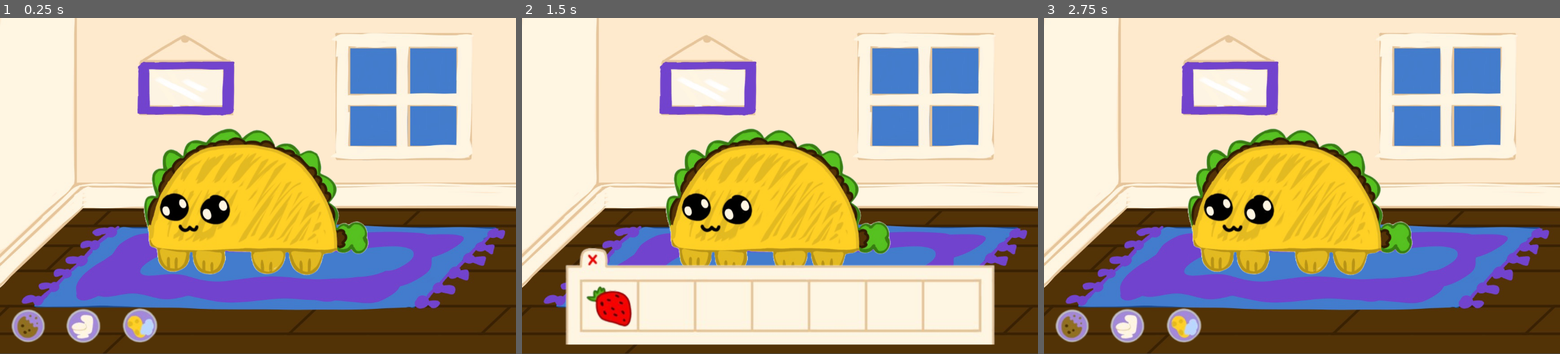
Above: before the commit, frames 1-3 (left to right).
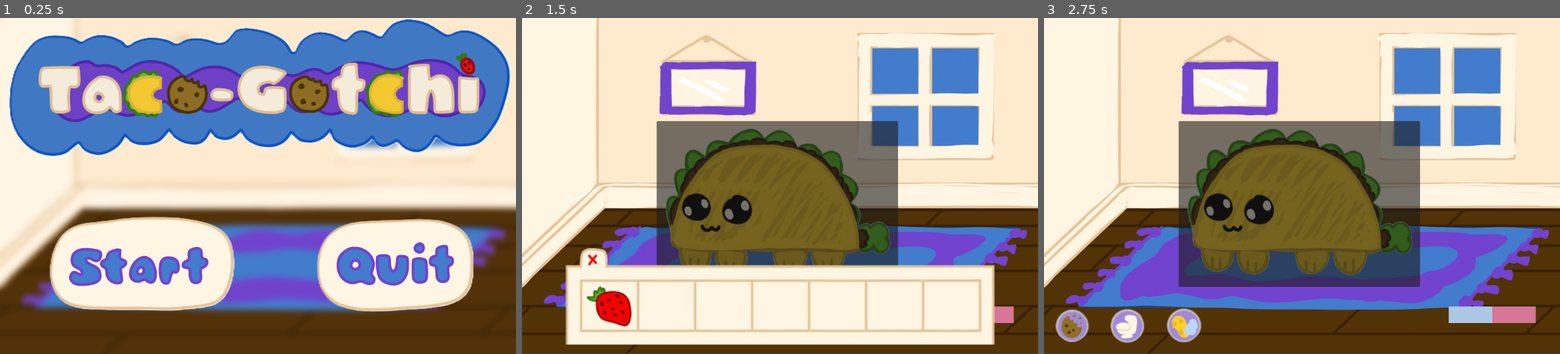
Above: after the commit, the same moments.

Repository: angelmiulkie/css-360-project-3
Game: Godot game, scene res://Scenes/start_screen.tscn
The game is run twice, just before and just after one commit, with the same random seed, the same clock (stepped at 60 frames per second) and the same inputs. Before the commit the project starts from res://Scenes/main.tscn.
Inputs (mouse positions are in pixels of both pictures, inside the frame that each line leads up to):
- Up to frame 1 (0.25 s): no input
- Up to frame 2 (1.5 s): click (666, 263) at 0.52 s; click (552, 323) at 1.25 s
- Up to frame 3 (2.75 s): click (1116, 259) at 2 s

The runs differ from the first frame. In frame 1, 57% of the frame differs, in the area x 0-100%, y 0-100%; in frame 2, 19%; in frame 3, 23%.

Commit message:
WIP: Hunger Bar. My work so far.

Diff:
--- /dev/null
+++ b/Art/hunger_fill.tres
@@ -0,0 +1,3 @@
+[gd_resource type="ImageTexture" format=3 uid="uid://c7iqyf0tcw3ll"]
+
+[resource]
--- /dev/null
+++ b/Scenes/Scripts/drag_and_drop_zone.gd
@@ -0,0 +1,15 @@
+extends Control
+
+# Thhis is to create a drop target over the pet so the
+# Food items can be dragged and dropped
+func can_drop_data(position, data):
+	var can_drop = data.has("Value")
+	print("Can drop data?: ", can_drop)
+	return can_drop
+
+# This is to actually have the pet react to the item
+# That is getting dropped
+func drop_data(position, data):
+	print("Dropped on Drag and Drop Zone: ", data)
+	var food_value = data.get("Value, 0")
+	get_parent()._feed(food_value)
--- /dev/null
+++ b/Scenes/Scripts/hunger_bar.gd
@@ -0,0 +1,15 @@
+extends ProgressBar
+
+var parent # this is the parent class aka the pet
+
+# Health variables
+var max_value_amount
+var min_value_amount
+
+func _ready():
+	parent = get_parent()
+	max_value_amount = parent.MAX_STAT
+	min_value_amount = parent.CRITICAL_LEVEL
+
+func process(delta):
+	self.value = parent.hunger
--- a/Scenes/Scripts/main.gd
+++ b/Scenes/Scripts/main.gd
@@ -3,6 +3,9 @@
 # Assinging Variables
 # Assigning the inventory
 @onready var inventory_panel = get_node("Inventory Panel")
+
+func _ready():
+	var pet_node = $Pet
 
 # If the Food Icon Button is pressed, then it'll make the inventory visible
 # and all the other buttons invisible
@@ -10,6 +13,7 @@
 	inventory_panel.visible = !inventory_panel.visible
 	$"Action Buttons".visible = !$"Inventory Panel".visible
 
+
 # If the X button is pressed, the inventory would disappear
 # and then the icons would come back
 func _on_inventory_x_button_pressed() -> void:
--- a/Scenes/Scripts/pet.gd
+++ b/Scenes/Scripts/pet.gd
@@ -7,15 +7,15 @@
 var bathroom := 100
 
 # These are to cap the max of the variables above
-const MAX_STAT := 100
+var MAX_STAT = 100
 # This const, you cna change how fast you want each bar to decay for testing purposes or other
 # purposes. For right now, it is set to every hour, it loses 10 points.
 # This is how OFTEN each bar decays
-const DECAY_INTERVAL := 3600.0 # 1 hour in seconds
+var DECAY_INTERVAL := 3600.0 # 1 hour in seconds
 # This is how MUCH each bar decays
-const DECAY_RATE := 10
+var DECAY_RATE := 10
 # This is if any bar reaches 0, the pet will die
-const CRITICAL_LEVEL := 0
+var CRITICAL_LEVEL = 0
 
 # creating a name/reference for the timer
 @onready var decay_timer = $Timer
@@ -34,18 +34,12 @@
 	# Bathroom begins to decay as well
 	bathroom = max(0, bathroom - DECAY_RATE)
 
-# Thhis is to create a drop target over the pet so the
-# Food items can be dragged and dropped
-func _can_drop_data(position, data):
-	return data.has("Value")
-
-# This is to actually have the pet react to the item
-# That is getting dropped
-func _drop_data(position, data):
-	var food_value = data["Value"]
-	hunger = min(100, hunger + food_value)
-	# TODO: create an animation that shows that the
-	# pet has eaten the piece of foood
+# ALL PLAYER FUNCTIONS ############################################################################
+# Feeding the pet
+func _feed(amount: int) -> void:
+	hunger = min(MAX_STAT, hunger + amount)
+	print("Feeding Pet, New Hunger: ", hunger)
+	# TODO: create an animation that shows the pet eating
 
 # This checks the stats if they get too low
 func _check_pet_status():
--- a/Scenes/Scripts/start_screen.gd
+++ b/Scenes/Scripts/start_screen.gd
@@ -1,6 +1,4 @@
 extends Node2D
-
-
 
 func _on_quit_button_pressed() -> void:
 	get_tree().quit()
--- a/Scenes/Scripts/strawberry_food_item.gd
+++ b/Scenes/Scripts/strawberry_food_item.gd
@@ -1,7 +1,7 @@
 extends TextureRect
 
 # variables that show how much each food value is
-# and the name of the food
+# and tahe name of the food
 var food_value = 5
 var food_name = "Strawberry"
 
@@ -46,3 +46,7 @@
 		"Texture": self.texture
 	}
 	return drag_data
+
+func _notification(what):
+	if what == NOTIFICATION_DRAG_END:
+		visible = true
--- /dev/null
+++ b/Scenes/hunger_bar.tscn
@@ -0,0 +1,19 @@
+[gd_scene load_steps=4 format=3 uid="uid://bmanowsgmxhvb"]
+
+[ext_resource type="Script" uid="uid://cxg1obw641yok" path="res://Scenes/Scripts/hunger_bar.gd" id="1_1idgn"]
+
+[sub_resource type="StyleBoxFlat" id="StyleBoxFlat_dl3mn"]
+bg_color = Color(0.843137, 0.462745, 0.588235, 1)
+
+[sub_resource type="StyleBoxFlat" id="StyleBoxFlat_78m4n"]
+bg_color = Color(0.670588, 0.780392, 0.894118, 1)
+
+[node name="Hunger Bar" type="ProgressBar"]
+offset_left = -45.0
+offset_right = 45.0
+offset_bottom = 23.0
+theme_override_styles/background = SubResource("StyleBoxFlat_dl3mn")
+theme_override_styles/fill = SubResource("StyleBoxFlat_78m4n")
+value = 50.0
+show_percentage = false
+script = ExtResource("1_1idgn")
--- a/Scenes/pet.tscn
+++ b/Scenes/pet.tscn
@@ -1,7 +1,10 @@
-[gd_scene load_steps=3 format=3 uid="uid://ltvw1dmu0kux"]
+[gd_scene load_steps=6 format=3 uid="uid://ltvw1dmu0kux"]
 
 [ext_resource type="Script" uid="uid://ckknjx0h25o7v" path="res://Scenes/Scripts/pet.gd" id="1_qckc7"]
 [ext_resource type="Texture2D" uid="uid://ck0fdwxwoiuda" path="res://Art/Pet - Transparent.png" id="2_df2ap"]
+[ext_resource type="Script" uid="uid://c1rtb6mxfu2ph" path="res://Scenes/Scripts/drag_and_drop_zone.gd" id="3_df2ap"]
+[ext_resource type="Script" uid="uid://dvl4gv5eu3xp1" path="res://Scenes/Scripts/zone.gd" id="4_lq6iv"]
+[ext_resource type="PackedScene" uid="uid://bmanowsgmxhvb" path="res://Scenes/hunger_bar.tscn" id="4_u6lfn"]
 
 [node name="Pet" type="Node2D"]
 script = ExtResource("1_qckc7")
@@ -21,5 +24,18 @@
 offset_top = 230.0
 offset_right = 844.0
 offset_bottom = 598.0
+script = ExtResource("3_df2ap")
+
+[node name="Zone" type="Panel" parent="Drag and Drop Zone"]
+layout_mode = 0
+offset_right = 538.0
+offset_bottom = 370.0
+script = ExtResource("4_lq6iv")
+
+[node name="Health Bar" parent="." instance=ExtResource("4_u6lfn")]
+offset_left = 902.0
+offset_top = 644.0
+offset_right = 1096.0
+offset_bottom = 681.0
 
 [connection signal="timeout" from="Timer" to="." method="_on_timer_timeout"]
--- a/project.godot
+++ b/project.godot
@@ -11,7 +11,7 @@
 [application]
 
 config/name="Tacogotchi"
-run/main_scene="uid://xfj8xag6vw00"
+run/main_scene="uid://k2qqky2qffh3"
 config/features=PackedStringArray("4.4", "Forward Plus")
 config/icon="res://icon.svg"
 
Binary file added: Art/Bar - Transparent.png
Not shown, added: Art/Bar - Transparent.png.import
Not shown, added: Art/BubblyPet.png.import
Not shown, added: Art/CatCoin.png.import
Not shown, added: Art/Food_Cookie.png.import
Not shown, added: Art/Food_Lettuce.png.import
Not shown, added: Art/HappyPet.png.import
Not shown, added: Art/ItemBox.png.import
Not shown, added: Art/Item_Sponge.png.import
Not shown, added: Art/Item_TPaper.png.import
Binary file added: Art/hunger_fill.png
Not shown, added: Art/hunger_fill.png.import
(and 1 more such lines)
